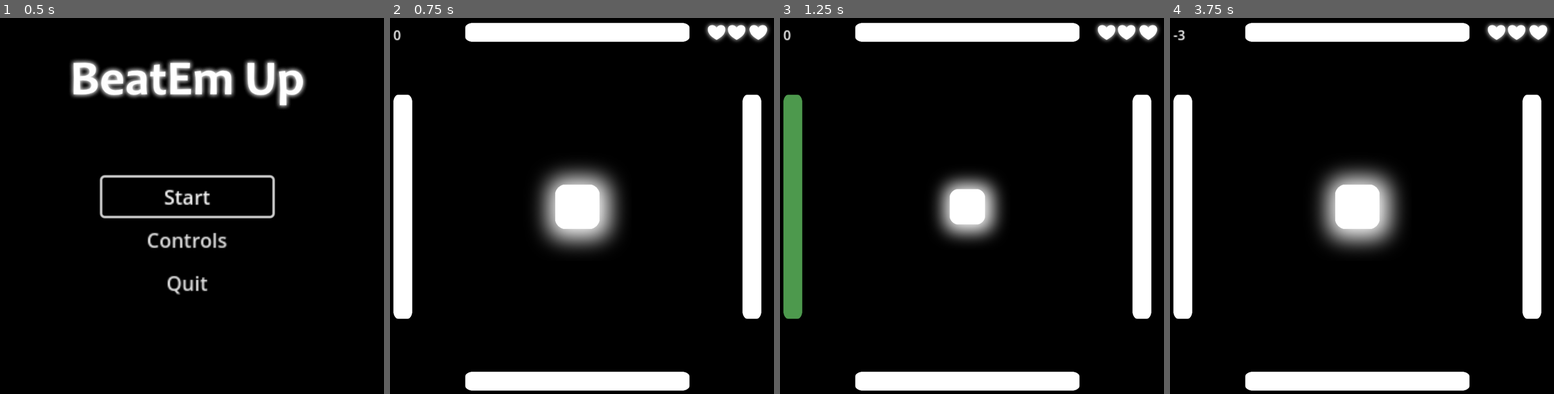
Above: before the commit, frames 1-4 (left to right).
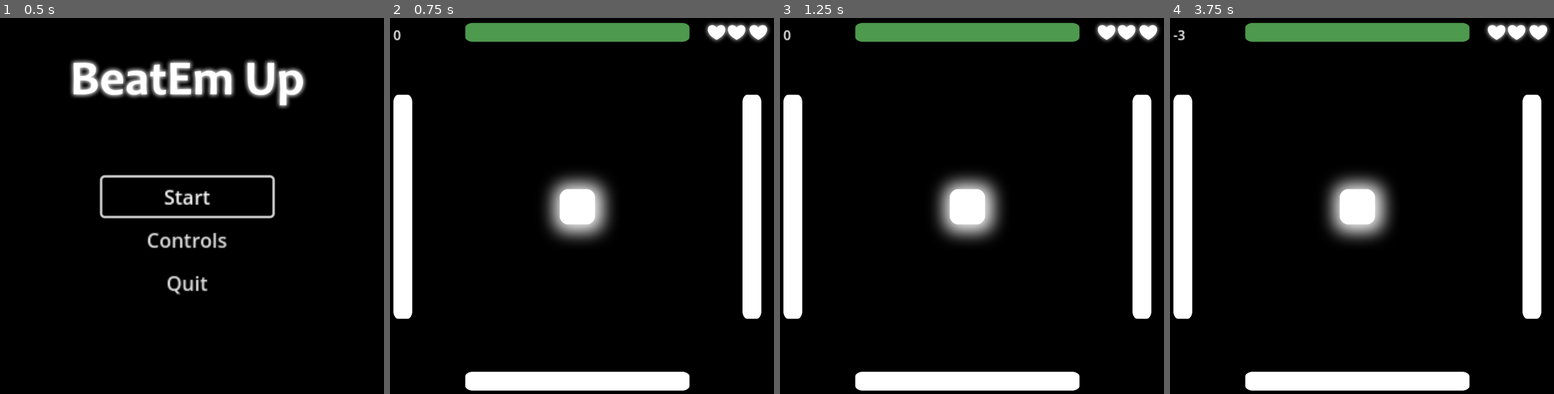
Above: after the commit, the same moments.

Repository: StrangerTNY/HAW_IS_Projekt
Game: Godot game, scene res://src/scenes/main.tscn
Two runs of this game, one before a commit and one after it. Both use one fixed random seed, a clock stepped at 60 frames per second and the inputs below. Sound files missing from this copy of the repository are replaced by a short silence.
Inputs:
- Up to frame 1 (0.5 s): no input
- Up to frame 2 (0.75 s): click "Start" at 0.5 s
- Up to frame 3 (1.25 s): no input
- Up to frame 4 (3.75 s): tap Enter (ui_accept) at 1.25, 1.52, 2.27 s; hold Right (ui_right) 1.28-2.03 s; hold Down (ui_down) 2.03-2.78 s; hold Right (ui_right) 2.78-3.5 s; click "Try Again" at 3.5 s

Frame 1 is identical in both runs. In frame 2, 6.7% of the frame differs, in the area x 19-79%, y 1-63%; in frame 3, 6.0%; in frame 4, 6.7%.

Commit message:
Level startet erst beim Hit von Spieler

Diff:
--- a/src/scenes/level_1.tscn
+++ b/src/scenes/level_1.tscn
@@ -9,7 +9,7 @@
 [ext_resource type="Script" path="res://src/scripts/scoreLabel.gd" id="6_cp1f3"]
 [ext_resource type="PackedScene" uid="uid://cc0dhib73o6jy" path="res://src/scenes/life.tscn" id="8_tpafo"]
 
-[node name="TestLevel" type="Node2D"]
+[node name="Level_1" type="Node2D"]
 script = ExtResource("1_41c3x")
 
 [node name="Sprite2D" type="Sprite2D" parent="."]
@@ -25,6 +25,7 @@
 [node name="Conductor" parent="." instance=ExtResource("3_0exd4")]
 stream = ExtResource("4_86oc8")
 volume_db = -14.0
+autoplay = false
 
 [node name="Walls" parent="." instance=ExtResource("5_meot4")]
 
@@ -42,6 +43,7 @@
 offset_right = -26.0
 offset_bottom = 17.0
 
+[connection signal="startSong" from="Player" to="Conductor" method="_on_player_start_song"]
 [connection signal="beat" from="Conductor" to="Walls" method="_on_conductor_beat"]
 [connection signal="finished" from="Conductor" to="." method="_on_conductor_finished"]
 [connection signal="measure" from="Conductor" to="Player" method="_on_conductor_measure"]
--- a/src/scripts/conductor.gd
+++ b/src/scripts/conductor.gd
@@ -79,3 +79,7 @@
 		play()
 		$StartTimer.stop()
 	_report_beat()
+
+
+func _on_player_start_song():
+	play()
--- a/src/scripts/player.gd
+++ b/src/scripts/player.gd
@@ -1,6 +1,9 @@
 extends CharacterBody2D
 
 # Spieler Skript
+
+signal startSong
+var started : bool = false
 
 # Um zu tracken wann der Spieler größer oder kleiner wird
 var scaled : bool = false
@@ -17,6 +20,9 @@
 		moveTween("left")
 	elif Input.is_action_just_pressed("ui_up"):
 		moveTween("up")
+		if !started:
+			emit_signal("startSong")
+			started = true
 	elif Input.is_action_just_pressed("ui_down"):
 		moveTween("down")
 
--- a/src/scripts/single_wall.gd
+++ b/src/scripts/single_wall.gd
@@ -43,6 +43,9 @@
 
 # Verfärbung in Farbe die getroffen werden soll
 func changingColor():
+	# wenn ich hier noch ein Argument nachfrage kann ich gucken
+	# an welcher Stelle ich mich im SOng befinde
+	# und kann die Wand "ablaufen" lassen
 	hitMe = true
 	tweenColorChange = create_tween()
 	tweenColorChange.tween_property($Sprite,"modulate",Color(0.3, 0.6, 0.3, 1),0) #0.5454 neu: .44117
--- a/src/scripts/walls.gd
+++ b/src/scripts/walls.gd
@@ -21,6 +21,7 @@
 func _ready() -> void:
 	randomize()
 	randomList.shuffle()
+	get_node("wall_up").changingColor()
 
 # Bei jedem nicht ausgesetztem Beat (!hold) wird
 # aus Liste ausgelesene passende Wand verfärbt
